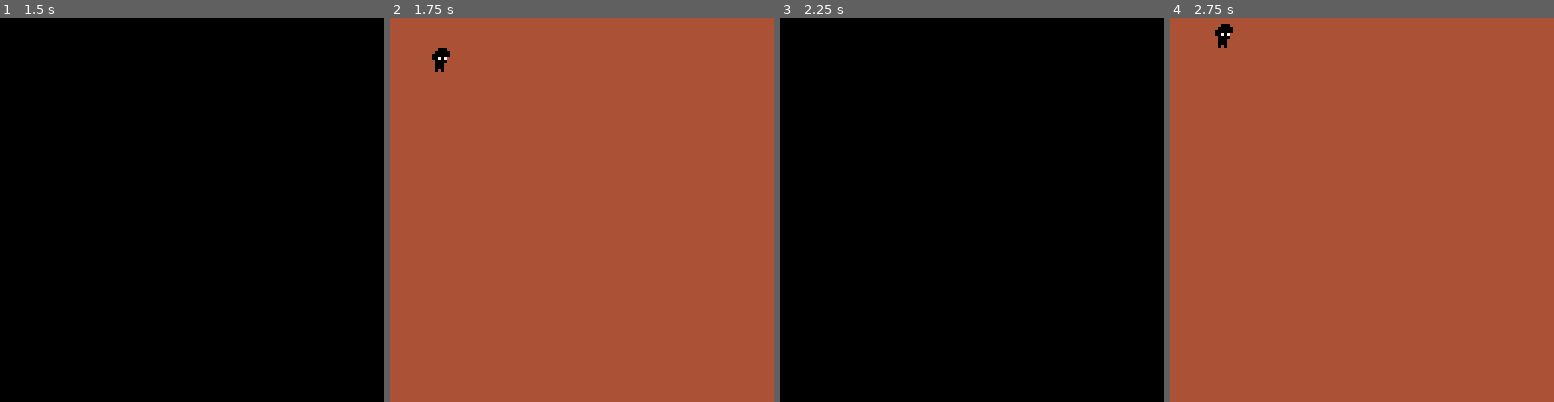
Above: before the commit, frames 1-4 (left to right).
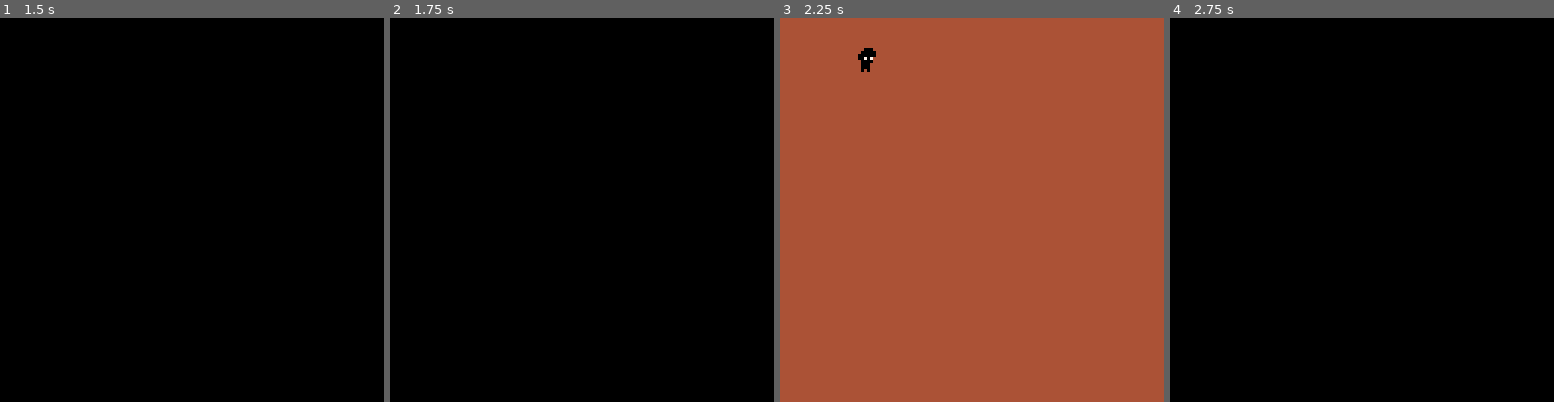
Above: after the commit, the same moments.

Repository: marco-vidali/darkhold
Game: PICO-8 cartridge darkhold.p8
The game is run twice, just before and just after one commit, with the same random seed, the same clock (stepped at 60 frames per second) and the same inputs.
Inputs:
- Up to frame 1 (1.5 s): tap O (Z key) at 0.7 s
- Up to frame 2 (1.75 s): hold Right from 1.6 s (still down); tap O (Z key) at 1.7 s
- Up to frame 3 (2.25 s): release Right at 2.1 s; tap O (Z key) at 2.1 s; hold Up from 2.15 s (still down)
- Up to frame 4 (2.75 s): release Up at 2.42 s; hold Right from 2.47 s (still down); tap O (Z key) at 2.5 s

Frame 1 is identical in both runs. In frame 2, 100% of the frame differs, in the area x 0-100%, y 0-100%; in frame 3, 100%; in frame 4, 100%.

Commit message:
Implement light cooldown

Diff:
--- a/scripts/light.lua
+++ b/scripts/light.lua
@@ -1,12 +1,21 @@
 function init_light()
     light = {
         on = true,
+        off_time = 0,
+        cooldown = 1
     }
 end
 
 function update_light()
     if btnp(4) then
-        light.on = not light.on
+        if light.on then
+            light.off_time = time()
+            light.on = false
+        end
+
+        if not light.on and time() - light.off_time > light.cooldown then
+            light.on = true
+        end
     end
 end
 
